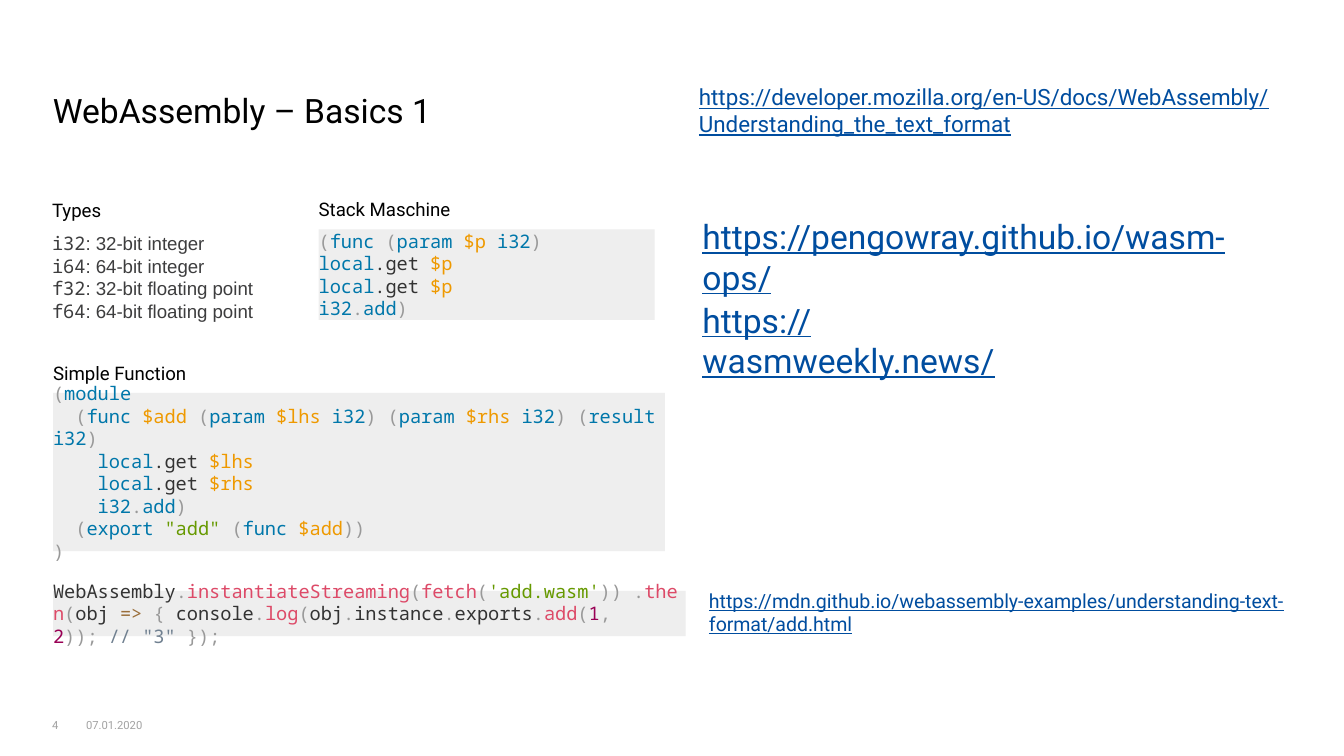
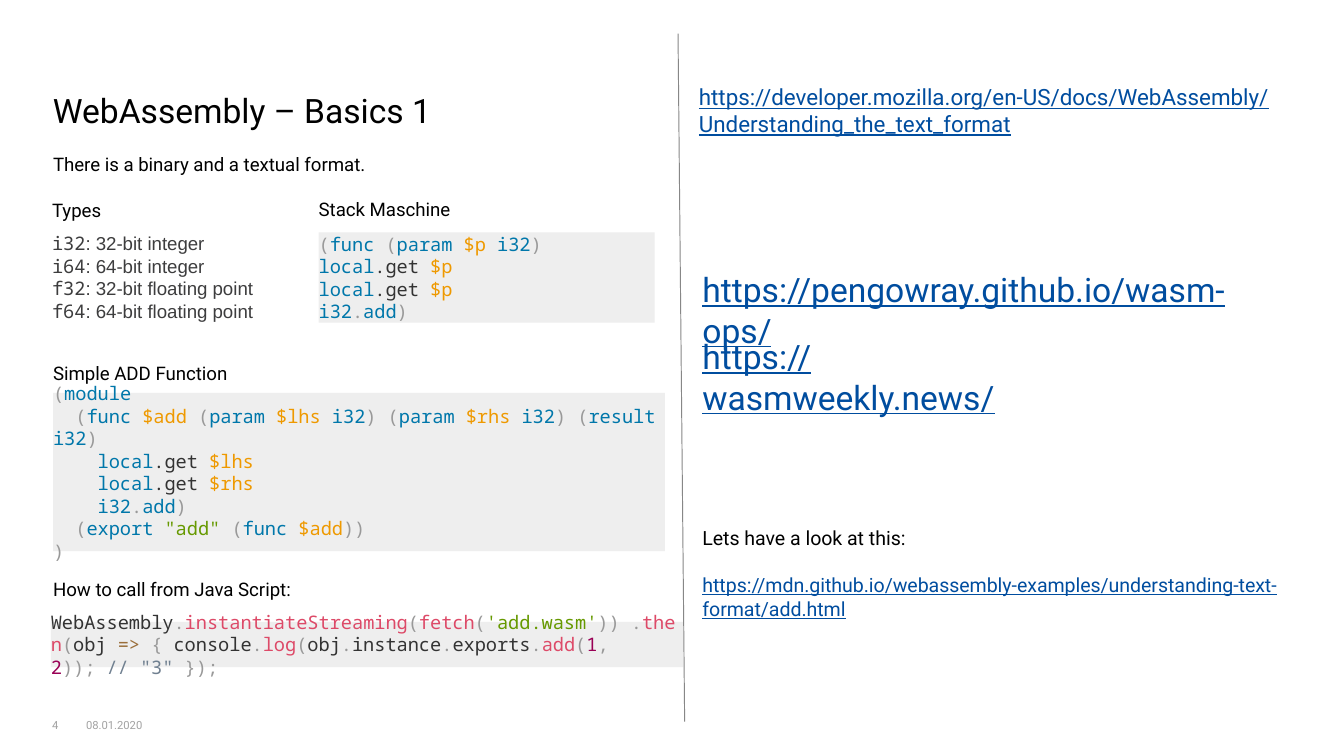
Before and after one commit to kraeuchi/blazor-hacknight, a slide deck: slide 4 of HackNight_WASM_Blazor.pptx. Drawn at 1344x756 pixels with LibreOffice and Linux fonts; fonts in the diff are those of the drawing; background and template pictures are left out. Boxes give left, top, right and bottom in pixels: in the first picture for what was removed or moved away, otherwise in the second. Text is boxed around its words. In the diff, an @@ line names an element or a change of style, - is before the commit and + after.

Commit message:
Updated version

```diff
--- a/HackNight_WASM_Blazor.pptx
+++ b/HackNight_WASM_Blazor.pptx
@@ line added from (679, 34) to (684, 722), #878787 0.5 pt @@
@@ text added at [53,157,365,175], 10 pt, text #000000 @@
+There is a binary and a textual format.
@@ text "https://pengowray.github.io/wasm-ops/": place and size @@
-text "https://pengowray.github.io/wasm-ops/" at [702,223,1224,297]
+text "https://pengowray.github.io/wasm-ops/" at [702,276,1224,351]
@@ text "https://wasmweekly.news/" rewrapped from [702,307,994,380] to [702,339,994,417] @@
@@ text at [53,366,228,386]: text changed @@
-Simple Function
+Simple ADD Function
@@ text "Lets have a look at ...": place and size @@
-text "Lets have a look at ..." at [709,593,1283,634]
+text "Lets have a look at ..." at [702,530,1276,619]
@@ text at [702,530,906,546]: paragraph added @@
+Lets have a look at this:
@@ text added at [53,582,291,600], 10 pt, text #000000 @@
+How to call from Java Script:
@@ rectangle "WebAssembly.instantiateStreaming(fetch('add.wasm')) .then(ob ...": place and size @@
-rectangle "WebAssembly.instantiateStreaming(fetch('add.wasm')) .then(ob ..." at [52,591,685,637]
+rectangle "WebAssembly.instantiateStreaming(fetch('add.wasm')) .then(ob ..." at [51,622,684,668]
@@ text at [86,721,142,729]: text changed @@
-07.01.2020
+08.01.2020
```
Also in this commit, not shown: 17 other slides changed, 2 slides added.
